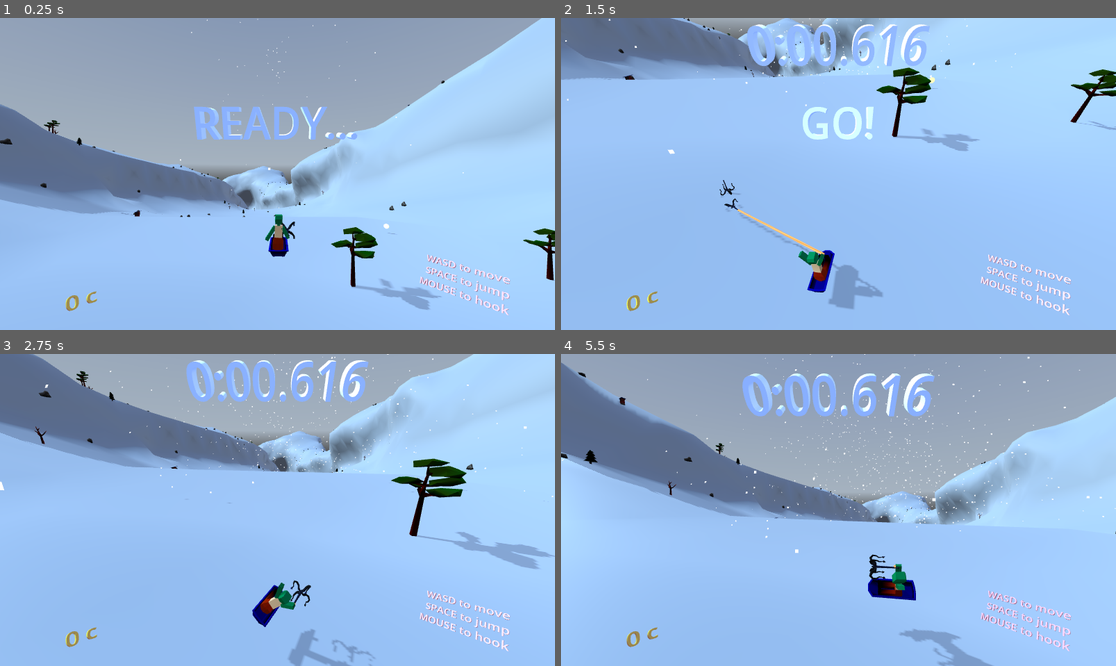
Above: before the commit, frames 1-4 (two rows, left to right).
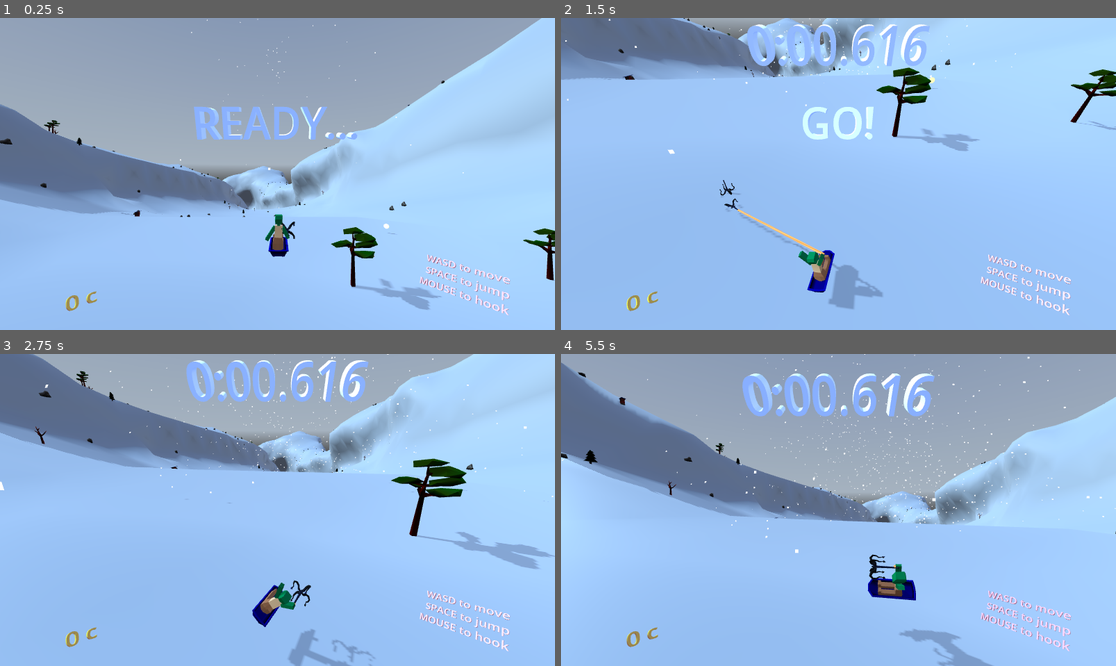
Above: after the commit, the same moments.

Repository: tokkoro/ggj24-sled
Game: Godot game, scene res://tomi_testaa/level_loader_scene.tscn
The game is run twice, just before and just after one commit, with the same random seed, the same clock (stepped at 60 frames per second) and the same inputs. A sky picture missing from this copy of the repository is replaced by a grey-blue gradient.
Inputs (mouse positions are in pixels of both pictures, inside the frame that each line leads up to):
- Up to frame 1 (0.25 s): no input
- Up to frame 2 (1.5 s): tap Enter at 0.5 s; move the mouse to (960, 158) at 0.52 s; hold Right (turn_right) 0.53-1.28 s; tap Down (break) at 0.6 s; click (960, 158) at 0.67 s; tap Space (jump) at 0.77 s; move the mouse to (727, 189) at 1.27 s; hold Left (turn_left) from 1.28 s (still down); tap G at 1.35 s; click (727, 189) at 1.42 s
- Up to frame 3 (2.75 s): tap Space (jump) at 1.52 s; move the mouse to (333, 441) at 2.02 s; release Left (turn_left) at 2.03 s; hold Right (turn_right) from 2.03 s (still down); hold Shift from 2.03 s (still down); click (333, 441) at 2.17 s
- Up to frame 4 (5.5 s): move the mouse to (810, 572) at 2.77 s; release Right (turn_right) at 2.78 s; release Shift at 2.78 s; hold Up (accelerate) 2.78-3.53 s; tap Ctrl at 2.85 s; click (810, 572) at 2.92 s; tap Space (jump) at 3.02, 3.77, 4.52 s; move the mouse to (1005, 556) at 3.52 s; hold Left (turn_left) from 3.53 s (still down); tap 1 at 3.6 s; click (1005, 556) at 3.67 s; move the mouse to (672, 463) at 4.27 s; tap 2 at 4.35 s; click (672, 463) at 4.42 s; move the mouse to (866, 510) at 5.02 s; tap 3 at 5.1 s; click (866, 510) at 5.17 s

The runs differ from the first frame. In frame 1, less than 0.1% of the frame differs, in the area x 7-52%, y 34-75%; in frame 2, 0.1%; in frame 3, 0.1%; in frame 4, 0.2%, in the area x 19-64%, y 42-79%.

Commit message:
Tweak turning input and remove print

Diff:
--- a/godot_project/sled/sled.gd
+++ b/godot_project/sled/sled.gd
@@ -101,11 +101,11 @@
 		var new_mouse_pos := get_viewport().get_mouse_position()
 		var mouse_delta := new_mouse_pos - prev_mouse_pos
 		prev_mouse_pos = new_mouse_pos
-		print("Delta: ", mouse_delta / Vector2(get_viewport().size))
 		const aim_velocity := Vector2(30, -10)
 		var relative_delta := mouse_delta / Vector2(get_viewport().size) * aim_velocity
 		if Input.get_mouse_button_mask() != 0:
-			turn_input -= relative_delta.x * 400 * delta
+			const touch_turn_multiplier := 10
+			turn_input -= relative_delta.x * touch_turn_multiplier * (60 * delta)
 
 	var t = -turn_input / body_tilt
 	sled_mesh.rotation.z = lerp(sled_mesh.rotation.z, -t * 40, 5.0 * delta)
